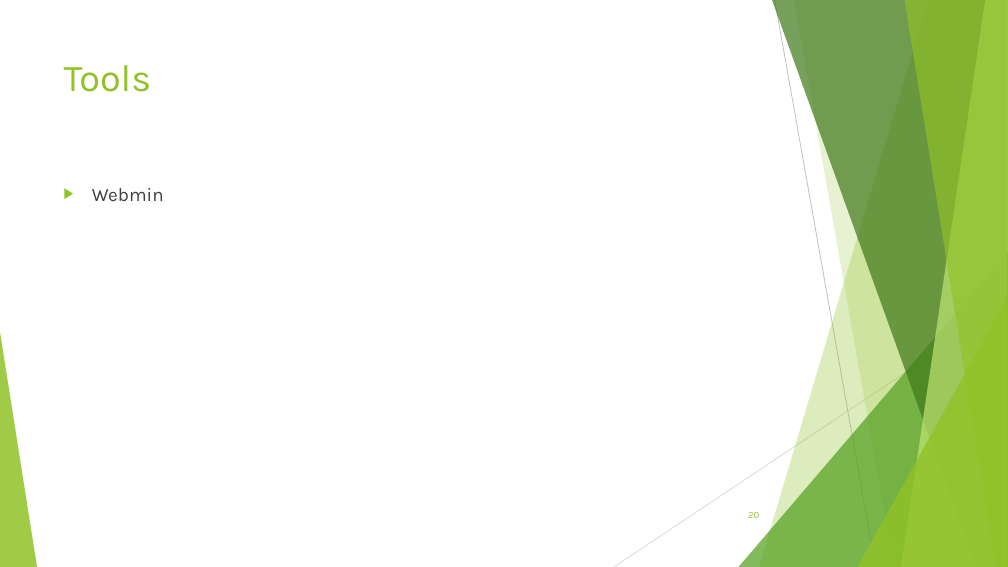
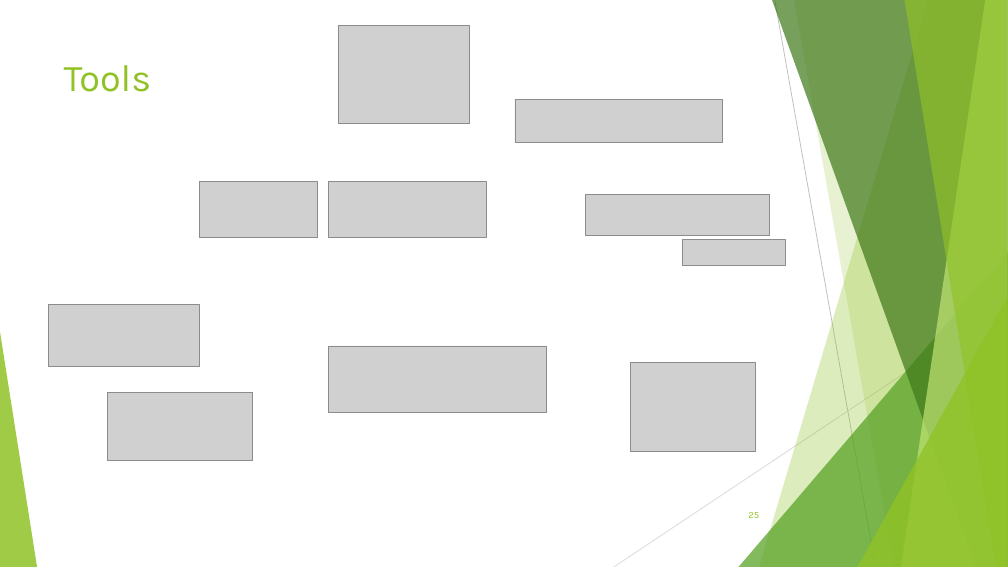
Before and after one commit to BirbsOfPrey/RecipeManager-Project, a slide deck: slide 25 of Präsentation/RecipeManager_Präsentation.pptx (slide 20 before the commit). Drawn at 1008x567 pixels with LibreOffice and Linux fonts; fonts in the diff are those of the drawing; grey boxes stand for pictures. Boxes give left, top, right and bottom in pixels: in the first picture for what was removed or moved away, otherwise in the second. Text is boxed around its words. In the diff, an @@ line names an element or a change of style, - is before the commit and + after.

```diff
--- a/Präsentation/RecipeManager_Präsentation.pptx
+++ b/Präsentation/RecipeManager_Präsentation.pptx
@@ picture added at <box>339,26,470,123</box> @@
@@ picture added at <box>515,99,723,142</box> @@
@@ text removed at <box>92,188,164,201</box> @@
-▶ Webmin
@@ picture added at <box>199,181,318,237</box> @@
@@ picture added at <box>328,181,487,237</box> @@
@@ picture added at <box>586,194,771,235</box> @@
@@ picture added at <box>682,240,786,266</box> @@
@@ picture added at <box>48,305,199,367</box> @@
@@ picture added at <box>328,346,547,412</box> @@
@@ picture added at <box>630,362,755,451</box> @@
@@ picture added at <box>107,392,253,461</box> @@
@@ page number at <box>748,512,759,518</box>: text changed @@
-20
+25
```
Also in this commit, not shown: 9 other slides changed, 8 slides added, 2 slides removed, 2 other files.
